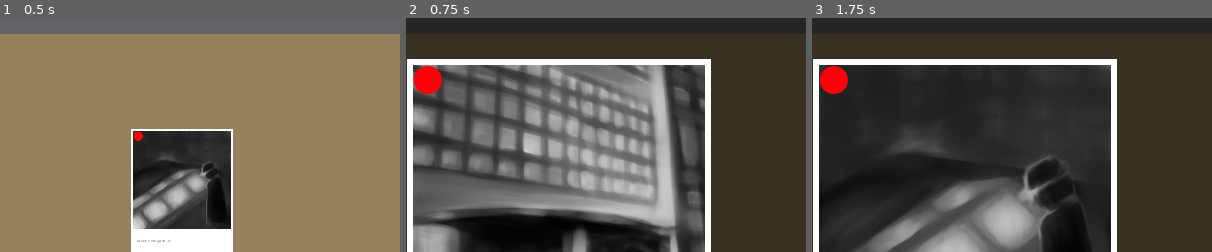
Above: before the commit, frames 1-3 (left to right).
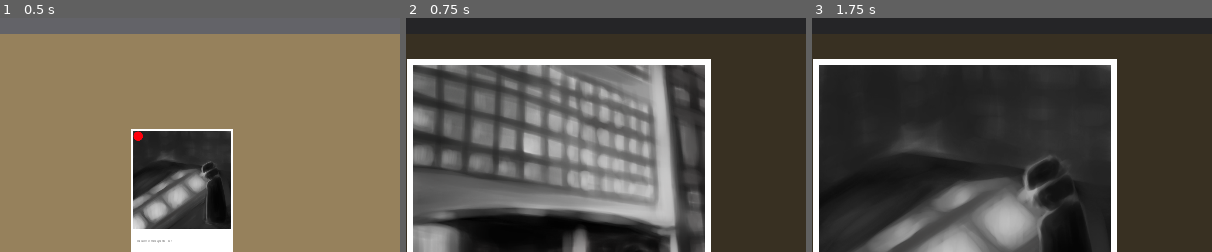
Above: after the commit, the same moments.

Repository: IanWark/VGADGameJamWinter2019
Game: Godot game, scene res://scenes/game_screen.tscn
Two runs of this game, one before a commit and one after it. Both use one fixed random seed, a clock stepped at 60 frames per second and the inputs below.
Inputs (mouse positions are % of the whole screen's width and height, from its top left):
- Up to frame 1 (0.5 s): no input
- Up to frame 2 (0.75 s): tap Enter at 0.5 s; move the mouse to (22, 32) at 0.52 s; right-click (22, 32) at 0.6 s
- Up to frame 3 (1.75 s): tap Space at 1.25 s; move the mouse to (54, 38) at 1.27 s; click (54, 38) at 1.35 s; right-click (54, 38) at 1.55 s
The pictures show only the part of the screen within x 31-81%, y 0-50%; the shares and areas given below are measured in that part.

Frame 1 is identical in both runs. In frame 2, 0.7% of the frame differs, in the area x 2-9%, y 20-33%; in frame 3, 0.7%.

Commit message:
hide pin when viewing object

Diff:
--- a/scripts/main.gd
+++ b/scripts/main.gd
@@ -41,8 +41,7 @@
 		# view item under cursor
 		# first create a larger version of the object
 		viewed_item = load(scene).instance()
-		viewed_item.scale = Vector2(0.75,0.75)
-		viewed_item.viewed_item = true
+		viewed_item.set_to_being_viewed()
 		# place object in center
 		center_container.add_child(viewed_item)
 		# darken screen and show object
--- a/scripts/sprite.gd
+++ b/scripts/sprite.gd
@@ -1,7 +1,7 @@
 extends Node2D
 
 var can_drag = true
-var viewed_item = false
+var being_viewed = false
 
 var mouse_in = false
 var dragging = false
@@ -16,6 +16,15 @@
 
 onready var pin = $Pin
 onready var main = get_tree().get_root().get_node("Main")
+
+func _ready():
+	if being_viewed:
+		pin.hide()
+
+func set_to_being_viewed():
+	being_viewed = true
+	scale = Vector2(0.75,0.75)
+	# Any onready vars need to be changed in ready
 
 func _process(delta):
 	if mouse_in && Input.is_action_just_pressed("right_click"):
@@ -47,12 +56,12 @@
 		dragging = false
 
 func _on_Area2D_mouse_entered():
-	if !viewed_item:
+	if !being_viewed:
 		mouse_in = true
 		main._add_draggable(self) #Add the draggable to the draggable list
 
 func _on_Area2D_mouse_exited():
-	if !viewed_item:
+	if !being_viewed:
 		mouse_in = false
 		main._remove_draggable(self)  #Remove the draggable from the draggable list
 
